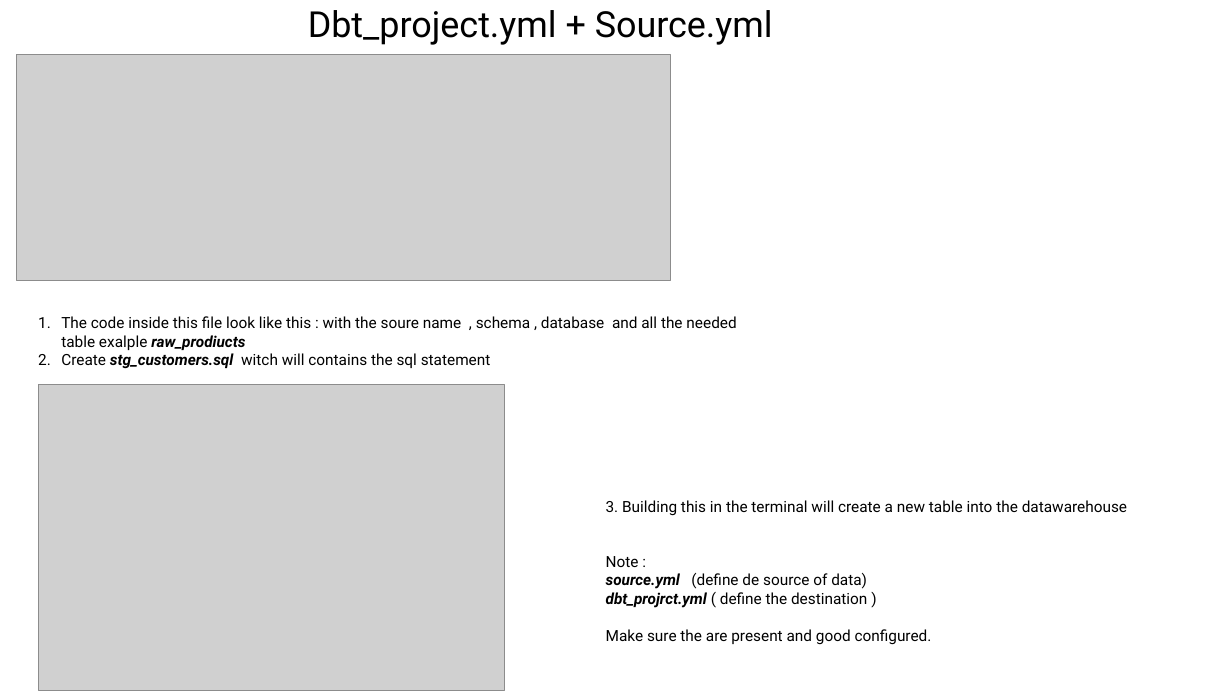
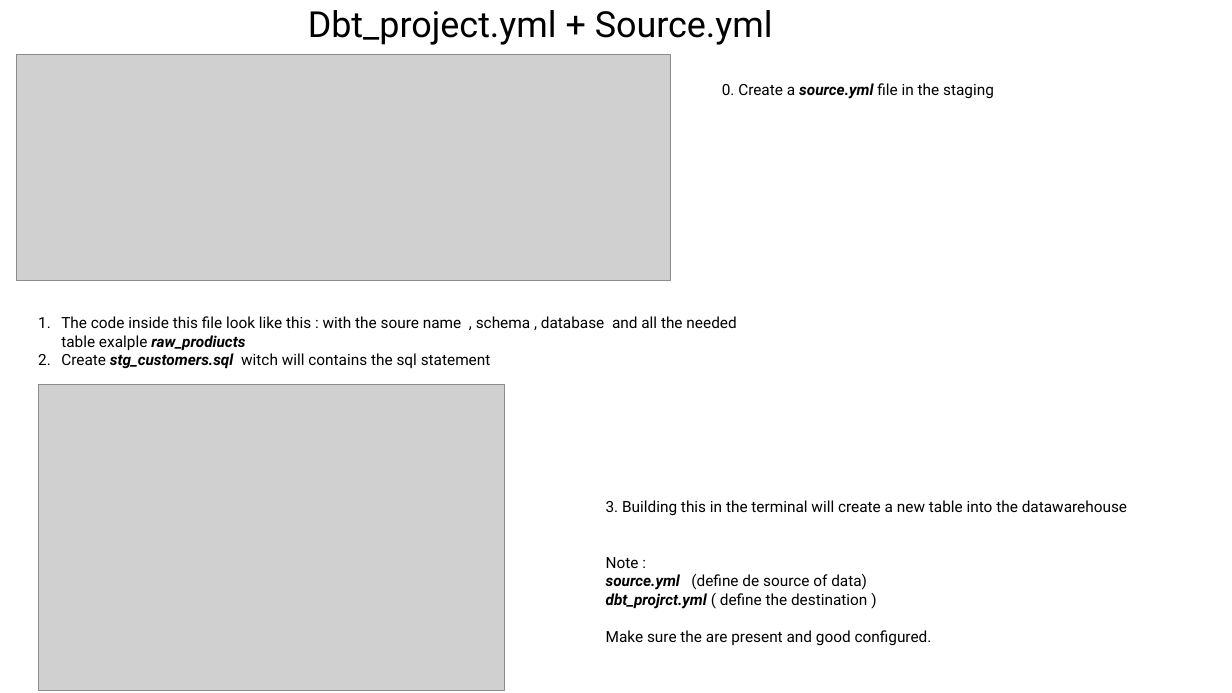
Before and after one commit to Coulio01/Documents, a slide deck: slide 6 of dbt/dbt.pptx. Drawn at 1232x693 pixels with LibreOffice and Linux fonts; fonts in the diff are those of the drawing; grey boxes stand for pictures. Boxes give left, top, right and bottom in pixels: in the first picture for what was removed or moved away, otherwise in the second. Text is boxed around its words. In the diff, an @@ line names an element or a change of style, - is before the commit and + after.

```diff
--- a/dbt/dbt.pptx
+++ b/dbt/dbt.pptx
@@ text added at (722,83,994,99), 12 pt, text #000000 @@
+0. Create a source.yml file in the staging
```
Also in this commit, not shown: 1 other slide changed, 17 other files.
